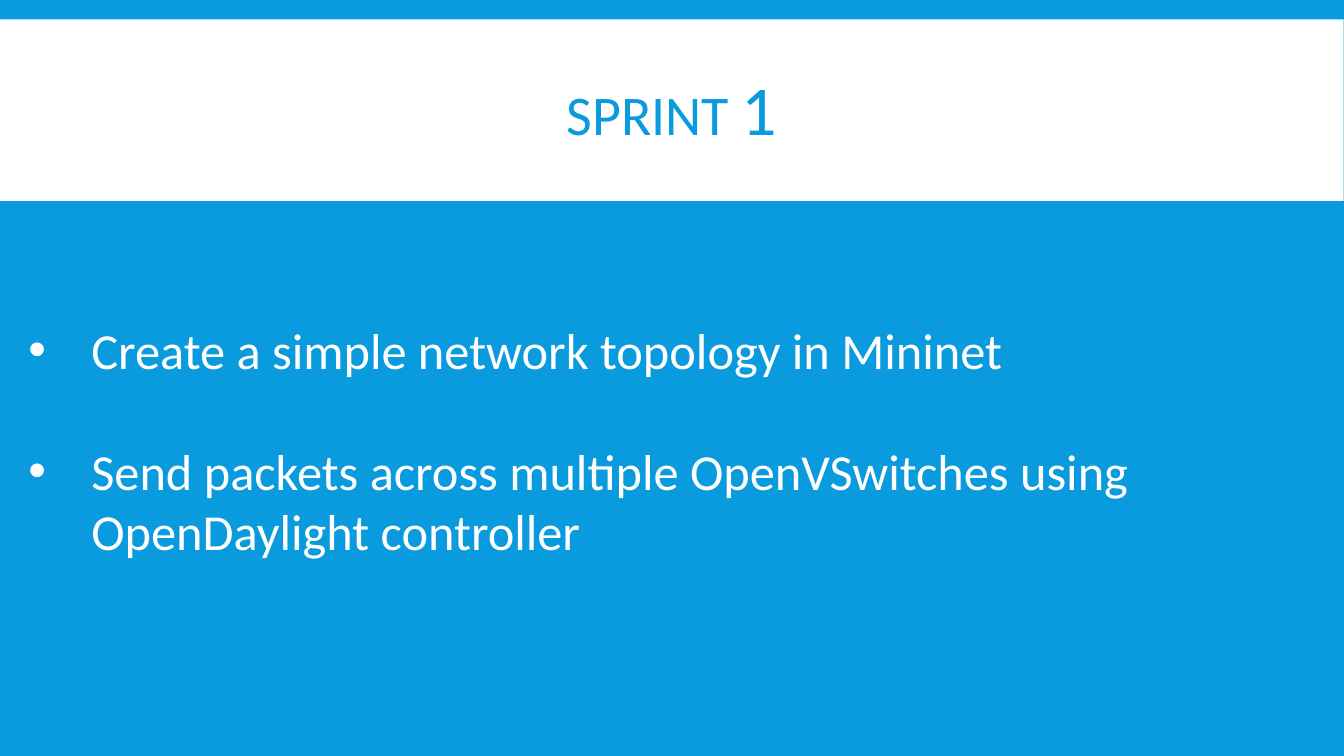
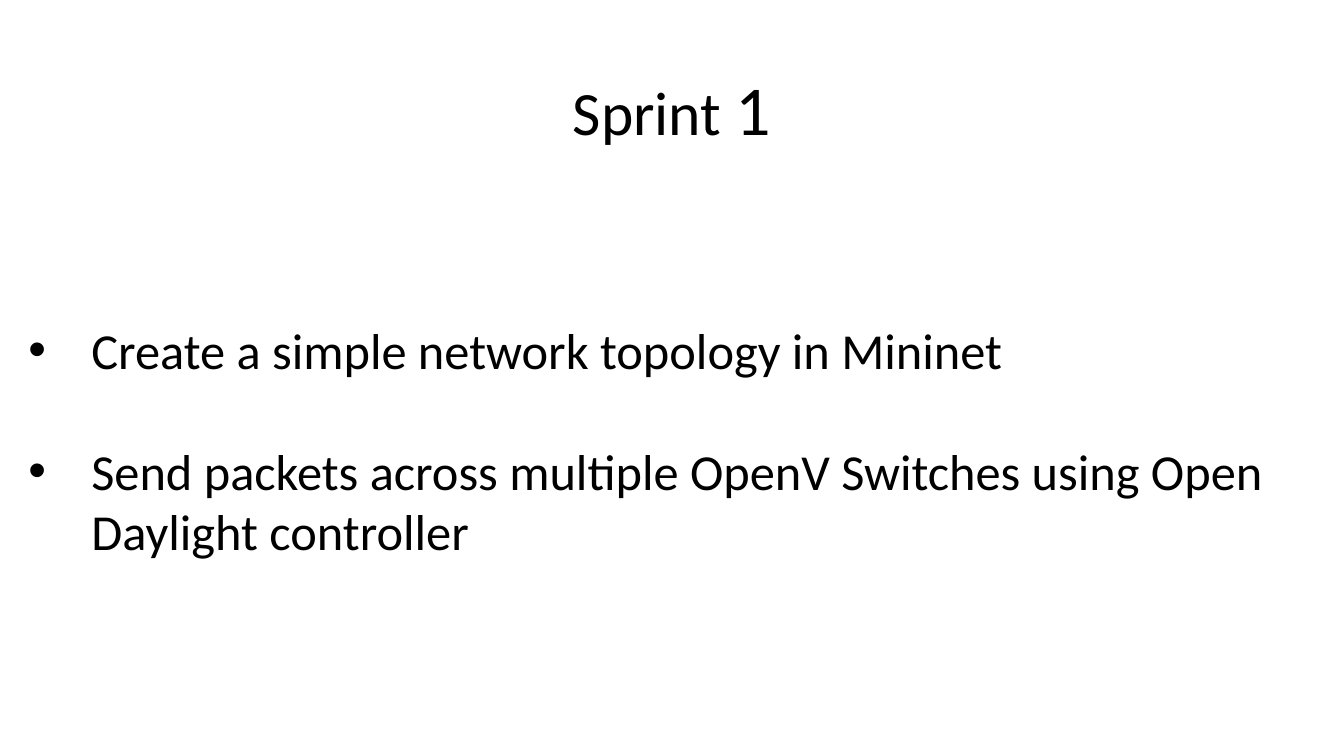
Before and after one commit to BU-NU-CLOUD-SP16/Network-Programmability-as-a-Service, a slide deck: slide 6 of Demo_1.pptx (slide 4 before the commit). Drawn at 1344x756 pixels with LibreOffice and Linux fonts; fonts in the diff are those of the drawing. Boxes give left, top, right and bottom in pixels: in the first picture for what was removed or moved away, otherwise in the second. Text is boxed around its words. In the diff, an @@ line names an element or a change of style, - is before the commit and + after.

Commit message:
Made changes in design,added and modified slides

```diff
--- a/Demo_1.pptx
+++ b/Demo_1.pptx
@@ background #099BDD to #FFFFFF @@
@@ rectangle removed at <box>0,19,1344,201</box> @@
@@ title at <box>573,90,771,145</box>: text changed; size 40 to 44 pt; text colour #099BDD to #000000 @@
-SPRINT 1
+Sprint 1
@@ text at <box>91,334,1002,378</box>: text colour #FFFFFF to #000000 in "Create a simple network topology in Mininet" @@
@@ text at <box>91,455,1262,559</box>: text changed; text colour #FFFFFF to #000000 @@
-• Send packets across multiple OpenVSwitches using OpenDaylight controller
+• Send packets across multiple OpenV Switches using Open Daylight controller
```
Also in this commit, not shown: 11 other slides changed, 10 slides added, 5 slides removed.
